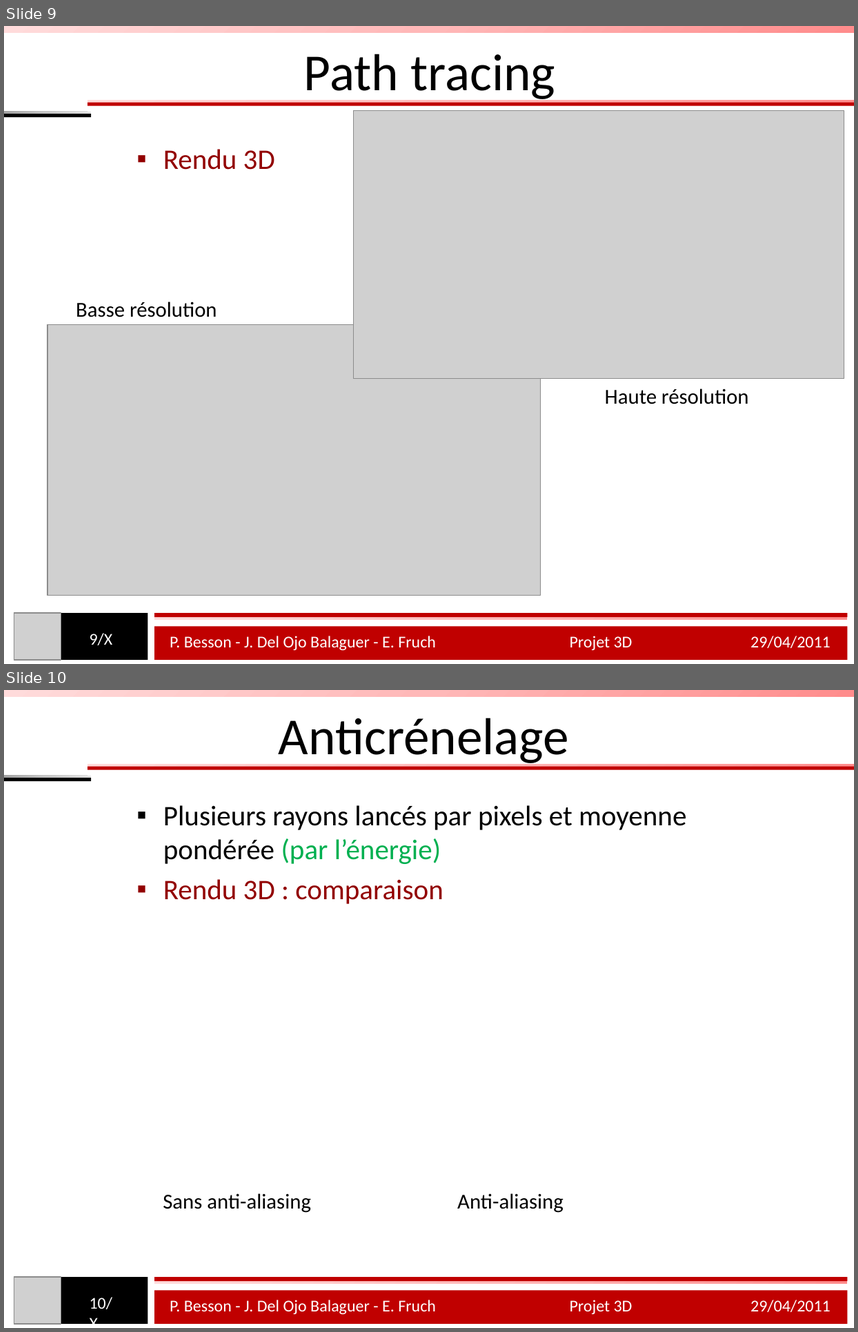
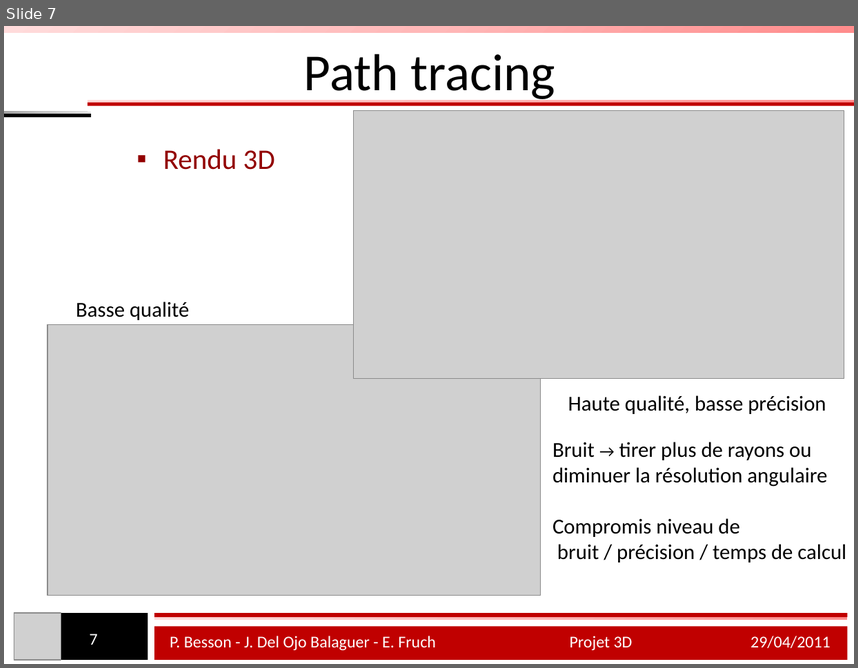
Before and after one commit to pierr/Projet3D, a slide deck: raymini/Presentation.pptx. Shown one above the other, each under a label of ours: slides 9 and 10 before the commit, slide 7 after it. The pictures are 858x1332 and 858x668 pixels, drawn with LibreOffice and Linux fonts; fonts in the diff are those of the drawing; grey boxes stand for pictures. Boxes give left, top, right and bottom in pixels: in the first picture for what was removed or moved away, otherwise in the second. Text is boxed around its words. In the diff, an @@ line names an element or a change of style, - is before the commit and + after.

```diff
--- a/raymini/Presentation.pptx
+++ b/raymini/Presentation.pptx
@@ slide 10 removed at box(4, 690, 854, 1328), background #FFFFFF @@
@@ rectangle removed at box(4, 690, 854, 697) @@
@@ title removed at box(279, 718, 569, 767) @@
-Anticrénelage
@@ group removed at box(4, 764, 854, 781): 4 rectangles @@
@@ text removed at box(163, 805, 686, 904) @@
-  ▪ Plusieurs rayons lancés par pixels et moyenne pondérée (par l’énergie)
-  ▪ Rendu 3D : comparaison
@@ text removed at box(163, 1193, 311, 1212) @@
-Sans anti-aliasing
@@ text removed at box(457, 1193, 564, 1212) @@
-Anti-aliasing
@@ picture removed at box(14, 1276, 61, 1323) @@
@@ rectangle removed at box(18, 1276, 148, 1323) @@
@@ rectangle removed at box(154, 1276, 847, 1283) @@
@@ rectangle removed at box(154, 1276, 847, 1281) @@
@@ page number removed at box(90, 1297, 113, 1309) @@
-10/X
@@ rectangle removed at box(154, 1290, 847, 1323) @@
@@ text removed at box(170, 1299, 831, 1314) @@
-P. Besson - J. Del Ojo Balaguer - E. Fruch Projet 3D 29/04/2011
@@ what was slide 9 is now slide 7 @@
@@ slide 7 changed as well @@
@@ text at box(76, 301, 189, 320): text changed @@
-Basse résolution
+Basse qualité
@@ text at box(568, 395, 826, 414): text changed @@
-Haute résolution
+Haute qualité, basse précision
@@ text added at box(553, 441, 846, 562), 18 pt, text #000000 @@
+    Bruit → tirer plus de rayons ou diminuer la résolution angulaire
+    Compromis niveau de
+    bruit / précision / temps de calcul
@@ page number at box(90, 633, 98, 644): text changed @@
-9/X
+7
```
Also in this commit, not shown: 6 other slides changed, 2 other slides removed.
